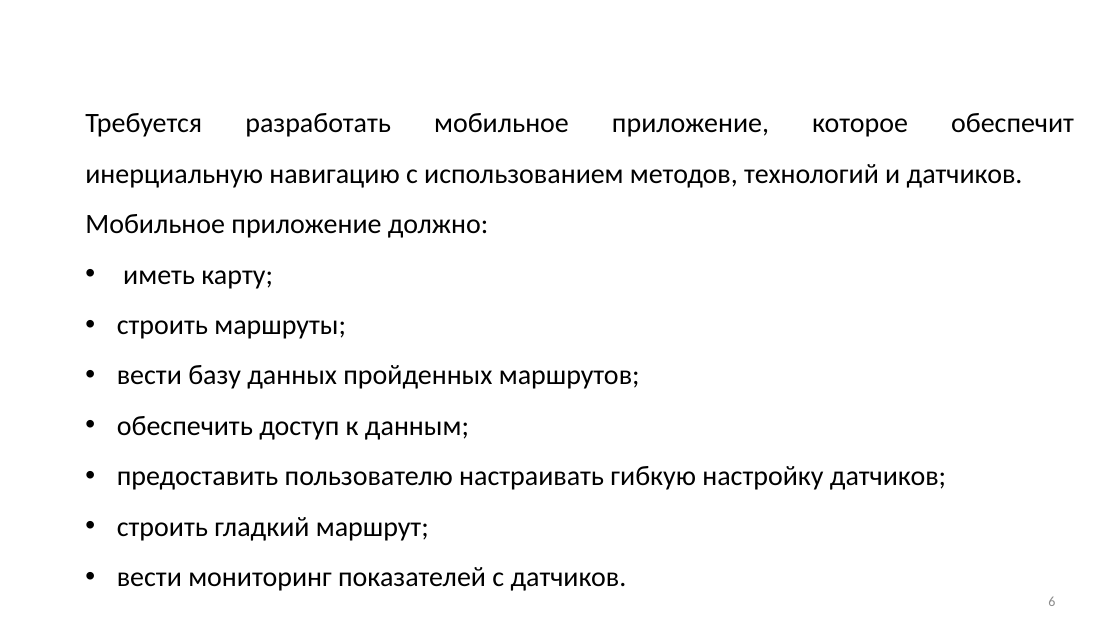
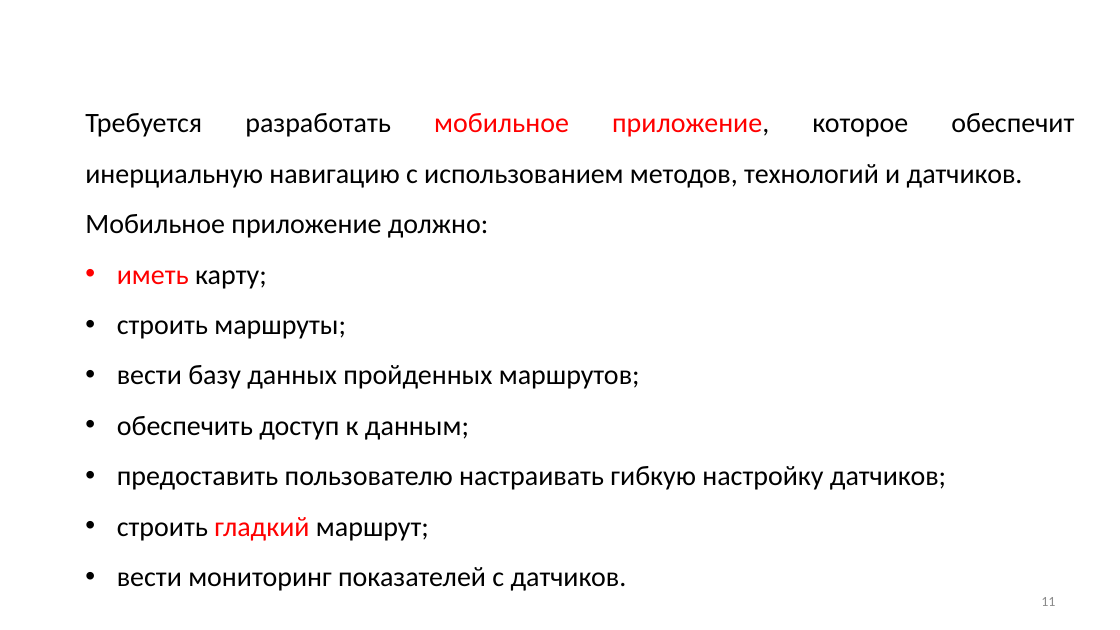
Before and after one commit to SonicRun/DiplomMaga, a slide deck: slide 11 of Mavlyutov_V_D_prezentatsia.pptx (slide 6 before the commit). Drawn at 1120x630 pixels with LibreOffice and Linux fonts; fonts in the diff are those of the drawing; background and template pictures are left out. Boxes give left, top, right and bottom in pixels: in the first picture for what was removed or moved away, otherwise in the second. Text is boxed around its words. In the diff, an @@ line names an element or a change of style, - is before the commit and + after.

```diff
--- a/Mavlyutov_V_D_prezentatsia.pptx
+++ b/Mavlyutov_V_D_prezentatsia.pptx
@@ text at (85,113,1074,541): text colour #000000 to #FF0000 in "мобильное приложение,", "иметь", "гладкий" @@
@@ page number at (1041,597,1055,606): text changed @@
-6
+11
```
Also in this commit, not shown: 7 other slides changed, 2 slides removed, 2 other files.
